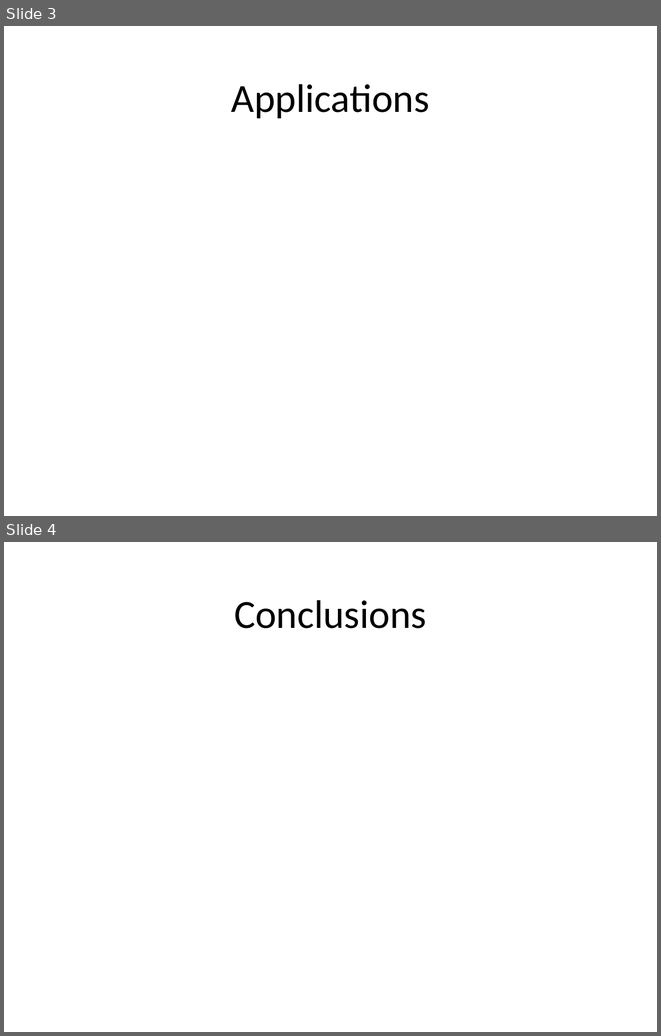
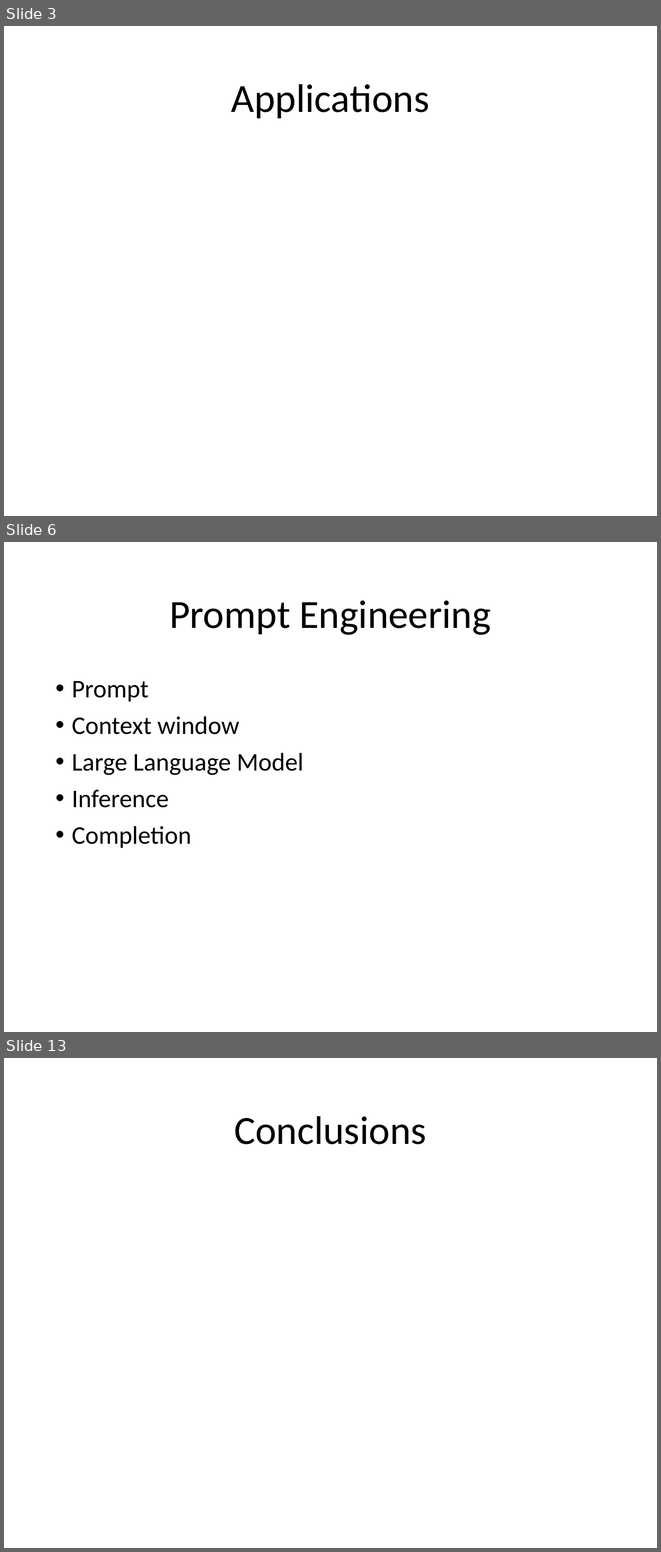
Before and after one commit to look4pritam/LargeLanguageModels, a slide deck: Presentations/LargeLanguageModels.pptx. Shown one above the other, each under a label of ours: slides 3 and 4 before the commit, slides 3, 6 and 13 after it; the slides between them are not shown. The pictures are 661x1036 and 661x1552 pixels, drawn with LibreOffice and Linux fonts; fonts in the diff are those of the drawing. Boxes give left, top, right and bottom in pixels: in the first picture for what was removed or moved away, otherwise in the second. Text is boxed around its words. In the diff, an @@ line names an element or a change of style, - is before the commit and + after.

```diff
--- a/Presentations/LargeLanguageModels.pptx
+++ b/Presentations/LargeLanguageModels.pptx
@@ slide 6 added at [4, 542, 657, 1032], background #FFFFFF @@
@@ title added at [169, 600, 491, 635], 44 pt, text #000000 @@
+Prompt Engineering
@@ text added at [72, 681, 303, 848], 28 pt, text #000000 @@
+• Prompt
+• Context window
+• Large Language Model
+• Inference
+• Completion
@@ what was slide 4 is now slide 13 @@
```
Also in this commit, not shown: 2 slides changed, 8 other slides added.
